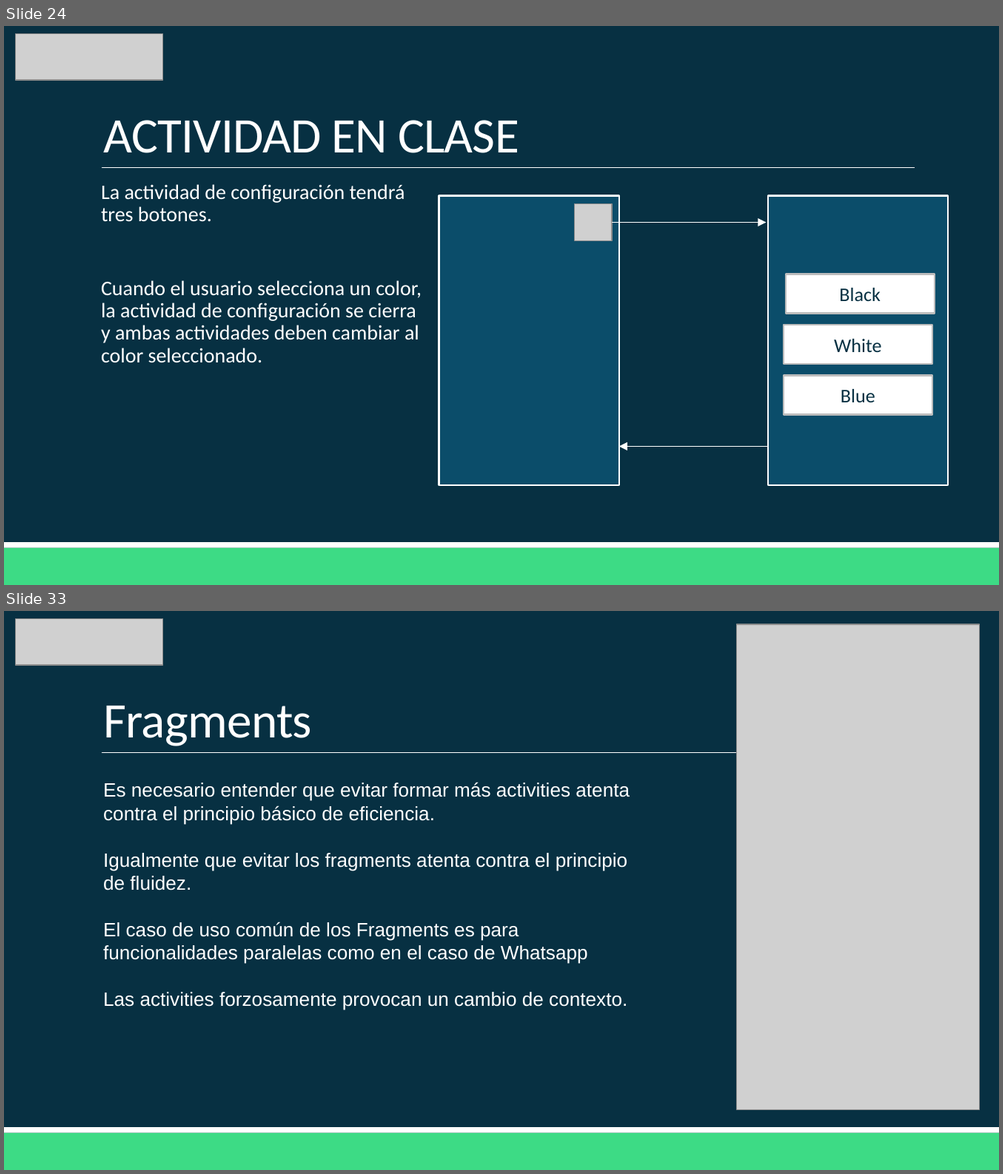
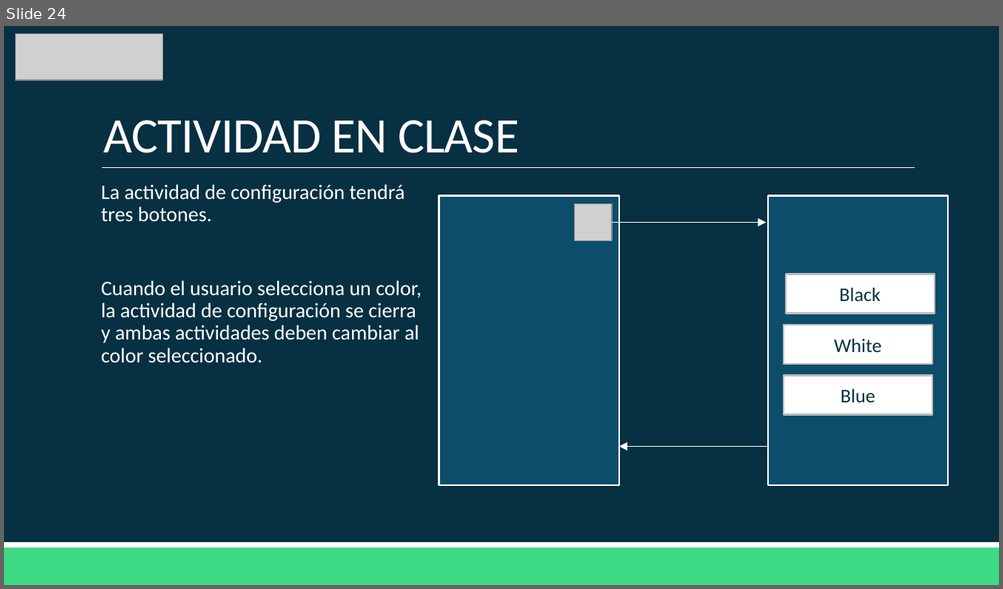
Before and after one commit to Domiciano/AppMoviles201, a slide deck: Clase3/Clase 3.pptx. Shown one above the other, each under a label of ours: slides 24 and 33 before the commit, slide 24 after it; the slides between them are not shown. The pictures are 1003x1174 and 1003x589 pixels, drawn with LibreOffice and Linux fonts; fonts in the diff are those of the drawing; grey boxes stand for pictures. Boxes give left, top, right and bottom in pixels: in the first picture for what was removed or moved away, otherwise in the second. Text is boxed around its words. In the diff, an @@ line names an element or a change of style, - is before the commit and + after.

```diff
--- a/Clase3/Clase 3.pptx
+++ b/Clase3/Clase 3.pptx
@@ slide 33 removed at [4, 611, 999, 1170], background #073042; not listed: 3 template elements that a slide beside it also shows @@
@@ picture removed at [16, 619, 163, 666] @@
@@ picture removed at [736, 625, 979, 1111] @@
@@ title removed at [103, 706, 312, 746] @@
-Fragments
@@ text removed at [103, 782, 629, 1011] @@
-Es necesario entender que evitar formar más activities atenta contra el principio básico de eficiencia.
-Igualmente que evitar los fragments atenta contra el principio de fluidez.
-El caso de uso común de los Fragments es para funcionalidades paralelas como en el caso de Whatsapp
-Las activities forzosamente provocan un cambio de contexto.
```
Also in this commit, not shown: 46 other slides removed.
